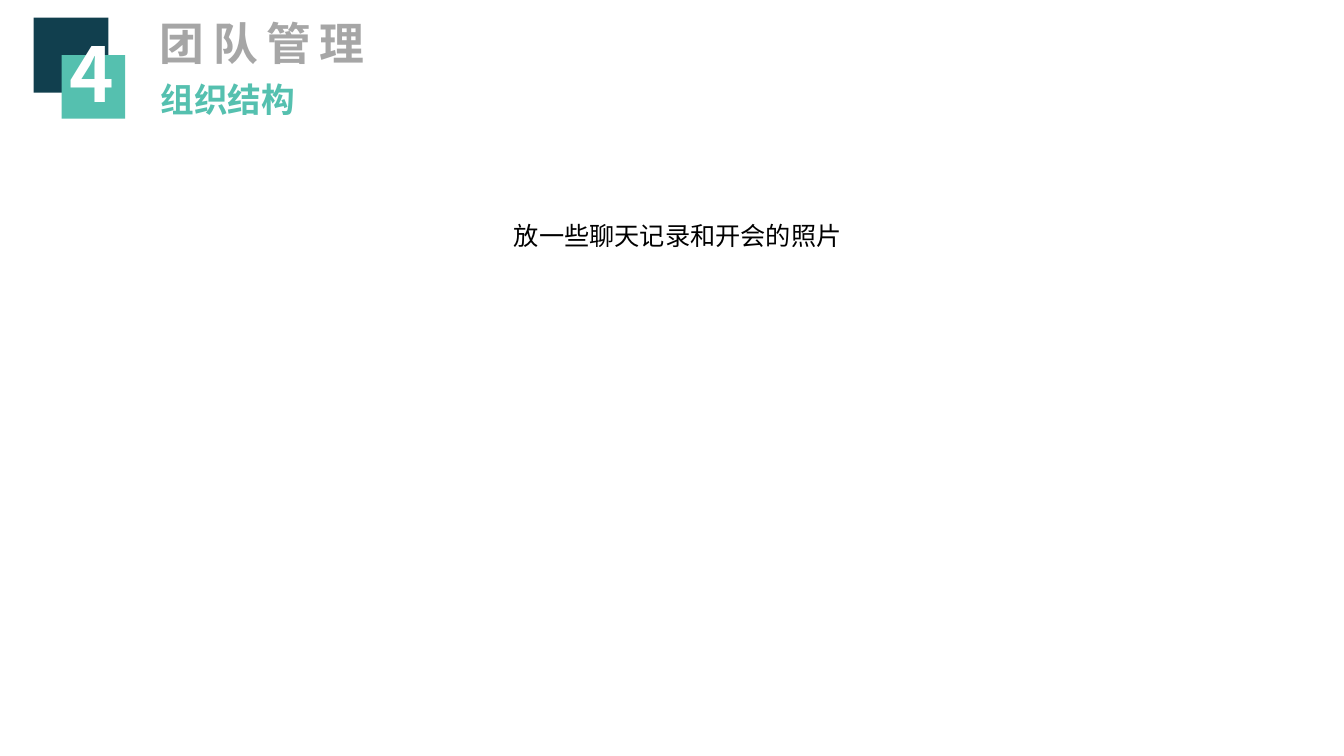
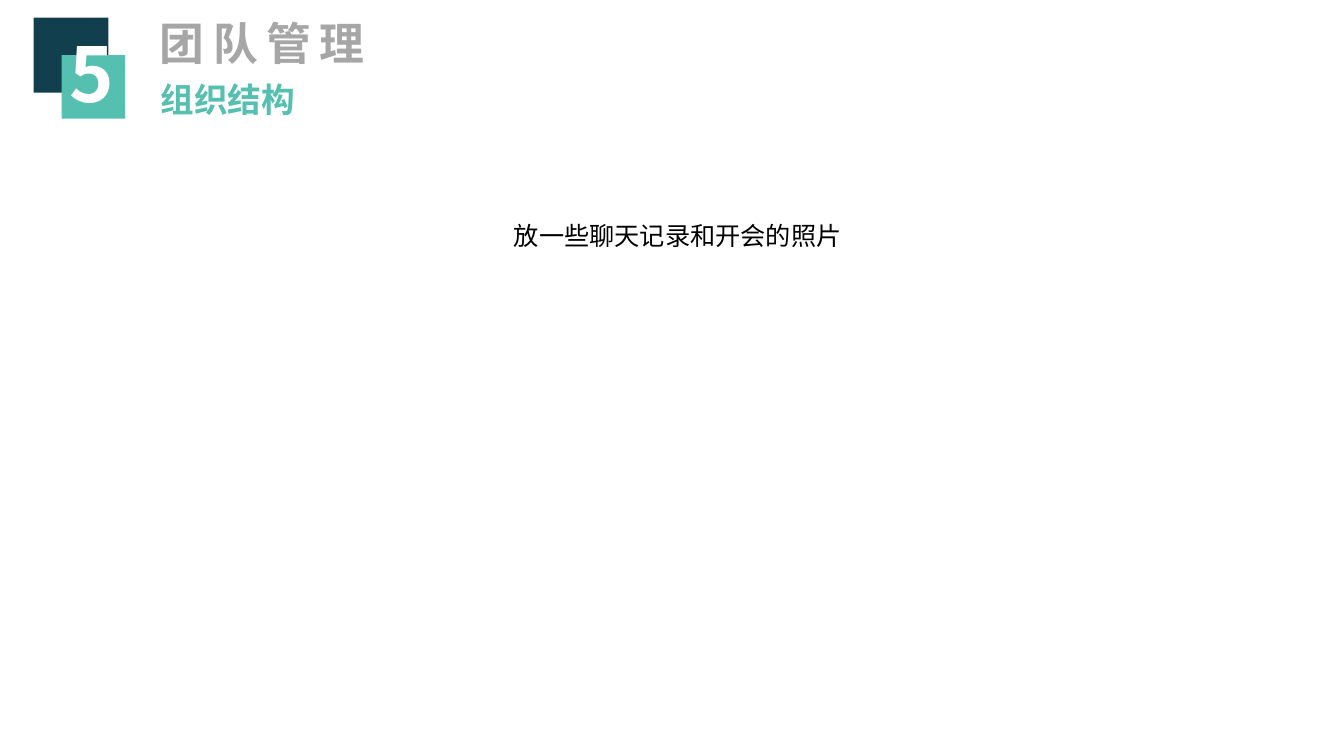
Before and after one commit to zjutfly/fly, a slide deck: slide 27 of fly_ppt.pptx (slide 26 before the commit). Drawn at 1344x756 pixels with LibreOffice and Linux fonts; fonts in the diff are those of the drawing. Boxes give left, top, right and bottom in pixels: in the first picture for what was removed or moved away, otherwise in the second. Text is boxed around its words. In the diff, an @@ line names an element or a change of style, - is before the commit and + after.

```diff
--- a/fly_ppt.pptx
+++ b/fly_ppt.pptx
@@ text at (x1=69, y1=24, x2=114, y2=120): text changed @@
-4
+5
```
Also in this commit, not shown: 9 other slides changed, 2 slides added, 2 slides removed, 4 other files.
